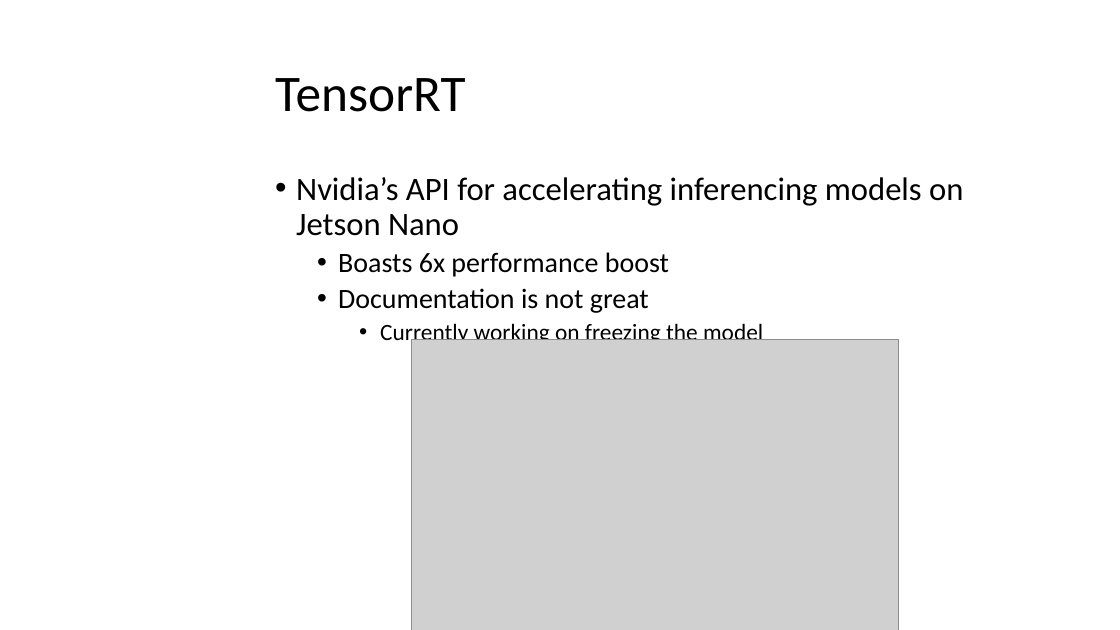
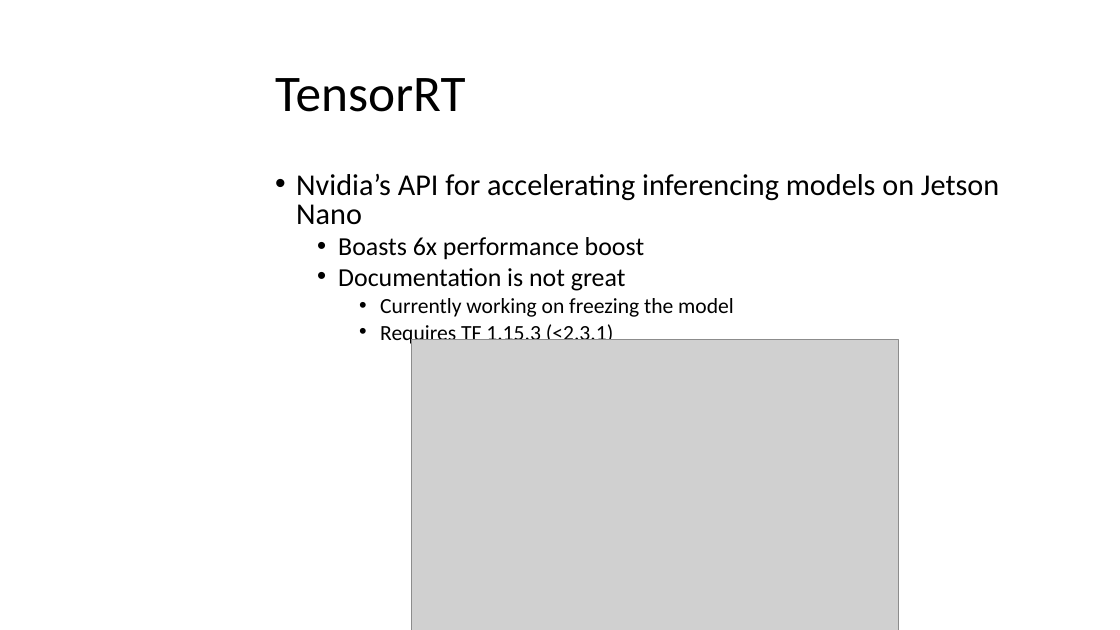
Before and after one commit to mayersjd/HardwareCNN, a slide deck: slide 11 of Presentations/ProjectPresentation_04-01-CB.pptx. Drawn at 1120x630 pixels with LibreOffice and Linux fonts; fonts in the diff are those of the drawing; grey boxes stand for pictures; background and template pictures are left out. Boxes give left, top, right and bottom in pixels: in the first picture for what was removed or moved away, otherwise in the second. Text is boxed around its words. In the diff, an @@ line names an element or a change of style, - is before the commit and + after.

Commit message:
Adding 04-15 presentation

```diff
--- a/Presentations/ProjectPresentation_04-01-CB.pptx
+++ b/Presentations/ProjectPresentation_04-01-CB.pptx
@@ text at [296,174,999,317]: size 28 to 25.9 pt in "Nvidia’s API for accelerating inferencing models on ..."; size 24 to 22.2 pt in "Boasts 6x performance boost", "Documentation is not great"; size 20 to 18.5 pt in "Currently working on freezing the model"; line spacing 0.9 to 0.8 @@
@@ text at [380,322,614,346]: paragraph added @@
+    • Requires TF 1.15.3 (<2.3.1)
```
Also in this commit, not shown: 2 other slides changed, 1 other file.
